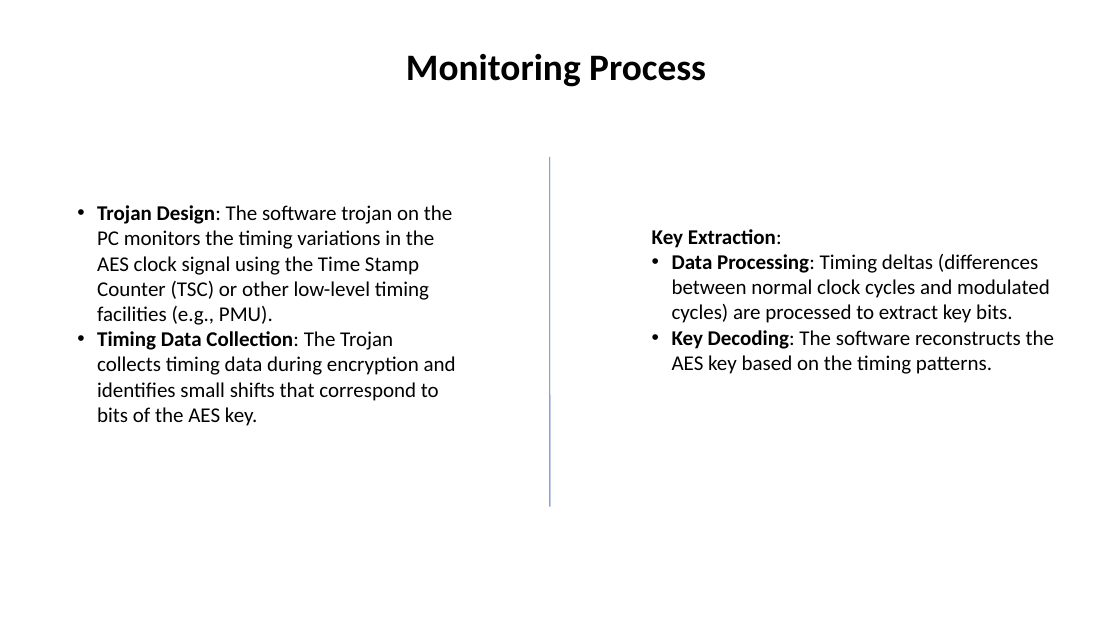
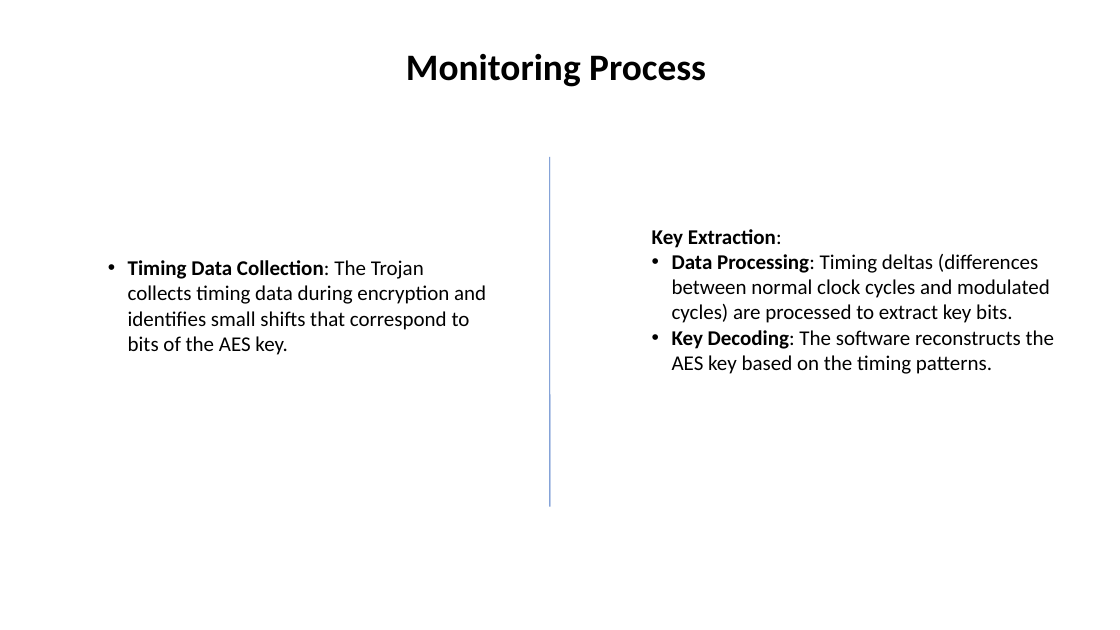
Before and after one commit to Lefteris-B/2024-CSAW, a slide deck: slide 24 of presentations/CSAW_2024_second_stage.pptx (slide 23 before the commit). Drawn at 1120x630 pixels with LibreOffice and Linux fonts; fonts in the diff are those of the drawing. Boxes give left, top, right and bottom in pixels: in the first picture for what was removed or moved away, otherwise in the second. Text is boxed around its words. In the diff, an @@ line names an element or a change of style, - is before the commit and + after.

```diff
--- a/presentations/CSAW_2024_second_stage.pptx
+++ b/presentations/CSAW_2024_second_stage.pptx
@@ text at (x1=97, y1=205, x2=452, y2=325): paragraph removed @@
-• Trojan Design: The software trojan on the PC monitors the timing variations in the AES clock signal using the Time Stamp Counter (TSC) or other low-level timing facilities (e.g., PMU).
@@ text "Timing Data Collection: The Trojan ..." moved from (x1=97, y1=205, x2=456, y2=426) to (x1=128, y1=260, x2=486, y2=355) @@
```
Also in this commit, not shown: 3 other slides changed, 1 slide added, 2 other files.
